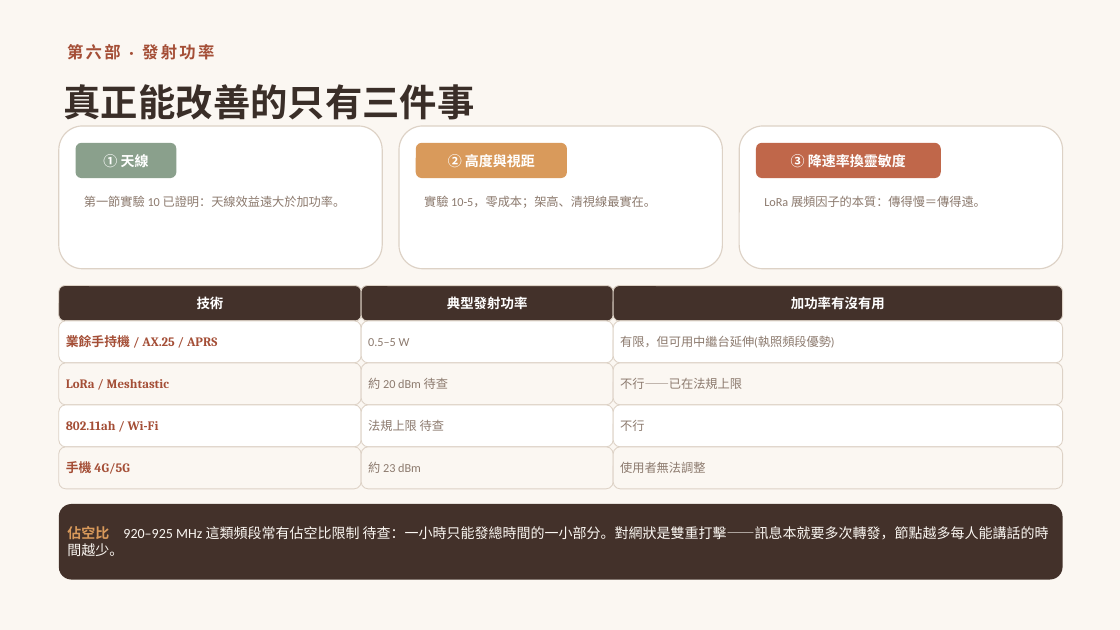
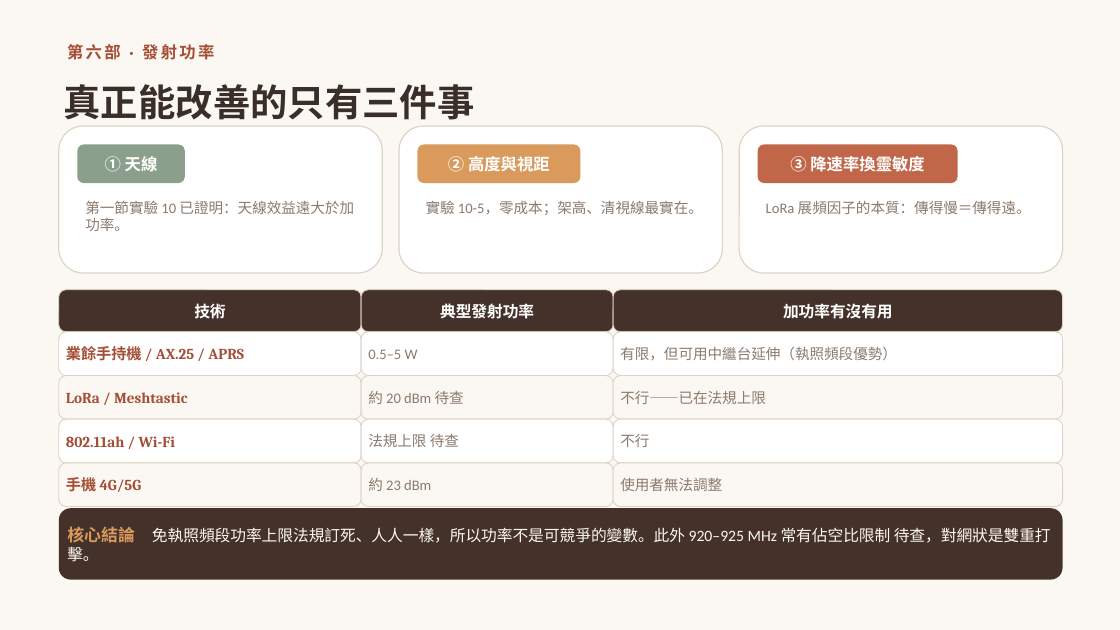
Before and after one commit to winson3QQ/Radio-Advanced, a slide deck: slide 17 of 投影片/進階無線電_第二節_無線科技分層解析.pptx (slide 18 before the commit). Drawn at 1120x630 pixels with LibreOffice and Linux fonts; fonts in the diff are those of the drawing. Boxes give left, top, right and bottom in pixels: in the first picture for what was removed or moved away, otherwise in the second. Text is boxed around its words. In the diff, an @@ line names an element or a change of style, - is before the commit and + after.

```diff
--- a/投影片/進階無線電_第二節_無線科技分層解析.pptx
+++ b/投影片/進階無線電_第二節_無線科技分層解析.pptx
@@ rounded rectangle: place and size @@
-rounded rectangle at bbox=[59, 126, 382, 269]
+rounded rectangle at bbox=[59, 126, 382, 273]
@@ rounded rectangle "① 天線": place and size @@
-rounded rectangle "① 天線" at bbox=[76, 143, 176, 178]
+rounded rectangle "① 天線" at bbox=[77, 145, 185, 183]
@@ rounded rectangle: place and size @@
-rounded rectangle at bbox=[399, 126, 723, 269]
+rounded rectangle at bbox=[399, 126, 723, 273]
@@ rounded rectangle "② 高度與視距": place and size @@
-rounded rectangle "② 高度與視距" at bbox=[416, 143, 567, 178]
+rounded rectangle "② 高度與視距" at bbox=[418, 145, 581, 183]
@@ rounded rectangle: place and size @@
-rounded rectangle at bbox=[739, 126, 1063, 269]
+rounded rectangle at bbox=[739, 126, 1063, 273]
@@ size 12 to 14 pt in 3 elements at bbox=[77, 145, 185, 183], bbox=[418, 145, 581, 183], bbox=[758, 145, 958, 183] @@
@@ rounded rectangle "③ 降速率換靈敏度": place and size @@
-rounded rectangle "③ 降速率換靈敏度" at bbox=[756, 143, 941, 178]
+rounded rectangle "③ 降速率換靈敏度" at bbox=[758, 145, 958, 183]
@@ rounded rectangle "技術": place and size @@
-rounded rectangle "技術" at bbox=[59, 286, 361, 321]
+rounded rectangle "技術" at bbox=[59, 290, 361, 332]
@@ size 11.5 to 13.5 pt in 3 elements at bbox=[613, 290, 1063, 332], bbox=[59, 290, 361, 332], bbox=[361, 290, 613, 332] @@
@@ rounded rectangle "典型發射功率": place and size @@
-rounded rectangle "典型發射功率" at bbox=[361, 286, 613, 321]
+rounded rectangle "典型發射功率" at bbox=[361, 290, 613, 332]
@@ rounded rectangle "加功率有沒有用": place and size @@
-rounded rectangle "加功率有沒有用" at bbox=[613, 286, 1063, 321]
+rounded rectangle "加功率有沒有用" at bbox=[613, 290, 1063, 332]
@@ 3 rounded rectangles: place and size @@
-3 rounded rectangles at bbox=[59, 321, 1063, 363]
+3 rounded rectangles at bbox=[59, 332, 1063, 376]
@@ text in rounded rectangle at bbox=[620, 346, 897, 360]: text changed; size 10.5 to 12.5 pt @@
-有限，但可用中繼台延伸(執照頻段優勢)
+有限，但可用中繼台延伸（執照頻段優勢）
@@ size 11 to 13 pt in 4 elements at bbox=[59, 332, 361, 376], bbox=[59, 376, 361, 419], bbox=[59, 419, 361, 463], bbox=[59, 463, 361, 507] @@
@@ size 10.5 to 12.5 pt in 10 elements at bbox=[85, 201, 354, 231], bbox=[766, 201, 1031, 214], bbox=[426, 201, 703, 215], bbox=[361, 332, 613, 376], bbox=[613, 376, 1063, 419], bbox=[361, 376, 613, 419], bbox=[613, 419, 1063, 463], bbox=[361, 419, 613, 463], bbox=[613, 463, 1063, 507], bbox=[361, 463, 613, 507] @@
@@ 9 rounded rectangles: place and size @@
-9 rounded rectangles at bbox=[59, 363, 1063, 489]
+9 rounded rectangles at bbox=[59, 376, 1063, 507]
@@ rounded rectangle "核心結論 免執照頻段功率上限法規訂死、人人一樣，所以功率不是可競爭的變數。此外 920–925 MHz 常有佔空比限制 ...": place and size @@
-rounded rectangle "核心結論 免執照頻段功率上限法規訂死、人人一樣，所以功率不是可競爭的變數。此外 920–925 MHz 常有佔空比限制 ..." at bbox=[59, 504, 1063, 580]
+rounded rectangle "核心結論 免執照頻段功率上限法規訂死、人人一樣，所以功率不是可競爭的變數。此外 920–925 MHz 常有佔空比限制 ..." at bbox=[59, 508, 1063, 580]
@@ text in rounded rectangle at bbox=[67, 526, 1051, 543]: text changed; size 12 to 13.5 pt @@
-佔空比 920–925 MHz 這類頻段常有佔空比限制 待查：一小時只能發總時間的一小部分。對網狀是雙重打擊——訊息本就要多次轉發，節點越多每人能講話的時間越少。
+核心結論 免執照頻段功率上限法規訂死、人人一樣，所以功率不是可競爭的變數。此外 920–925 MHz 常有佔空比限制 待查，對網狀是雙重打擊。
```
Also in this commit, not shown: 23 other slides changed, 1 slide added, 2 slides removed.
